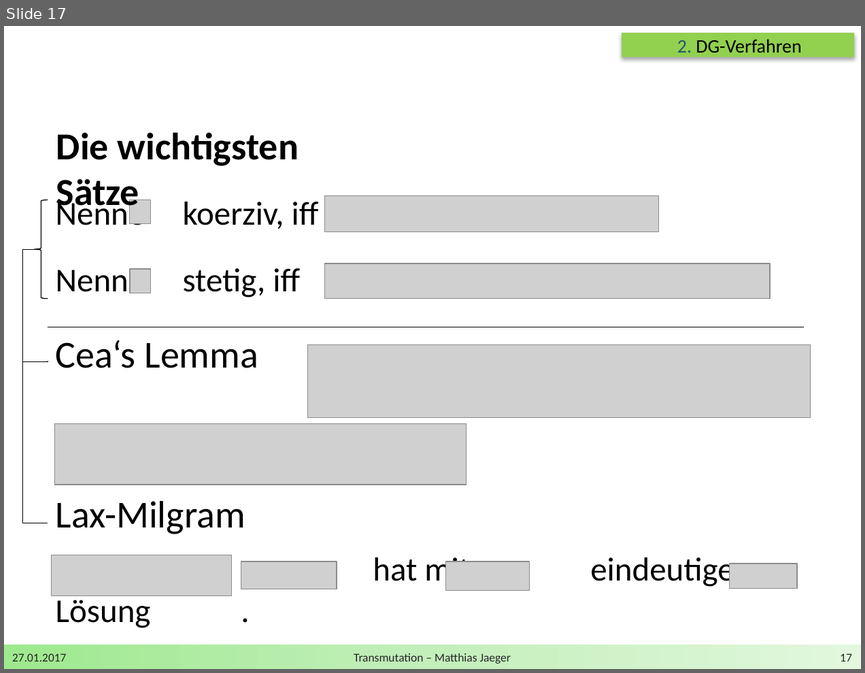
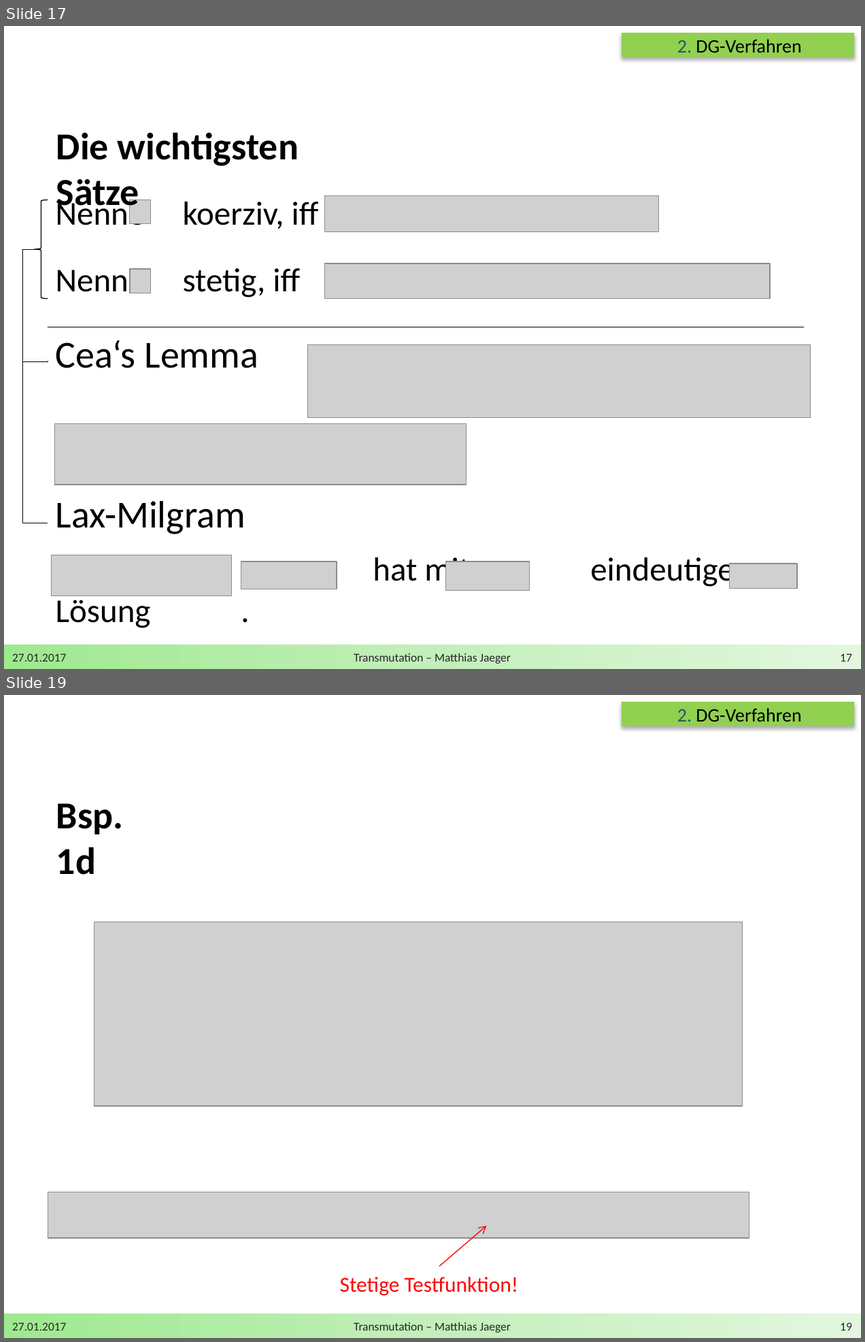
Before and after one commit to DerKleineGauss/Masterarbeit, a slide deck: Zwischenvortrag/Präsentation.pptx. Shown one above the other, each under a label of ours: slide 17 before the commit, slides 17 and 19 after it; the slides between them are not shown. The pictures are 865x673 and 865x1342 pixels, drawn with LibreOffice and Linux fonts; fonts in the diff are those of the drawing; grey boxes stand for pictures; background and template pictures are left out. Boxes give left, top, right and bottom in pixels: in the first picture for what was removed or moved away, otherwise in the second. Text is boxed around its words. In the diff, an @@ line names an element or a change of style, - is before the commit and + after.

```diff
--- a/Zwischenvortrag/Präsentation.pptx
+++ b/Zwischenvortrag/Präsentation.pptx
@@ slide 19 added at <box>4,695,861,1338</box>, background #FFFFFF; not listed: 1 template element that a slide beside it also shows @@
@@ rectangle added at <box>621,702,854,727</box>, fill #92D050 @@
@@ text added at <box>677,708,801,722</box>, 16 pt, text #000000 @@
+2. DG-Verfahren
@@ text added at <box>56,803,124,875</box>, 32 pt, text #000000, bold @@
+Bsp. 1d
@@ picture added at <box>94,922,742,1106</box> @@
@@ picture added at <box>48,1192,749,1238</box> @@
@@ arrow added from (439, 1266) to (486, 1225), #FF0000 0.75 pt @@
@@ text added at <box>340,1276,519,1295</box>, 18 pt, text #FF0000 @@
+Stetige Testfunktion!
@@ text added at <box>12,1322,66,1330</box>, 10 pt, text #262626 @@
+27.01.2017
@@ text added at <box>354,1322,511,1332</box>, 10 pt, text #262626 @@
+Transmutation – Matthias Jaeger
@@ page number added at <box>840,1322,852,1330</box>, 10 pt, text #262626 @@
+19
```
Also in this commit, not shown: 4 slides changed, 3 other slides added, 2 other files.
